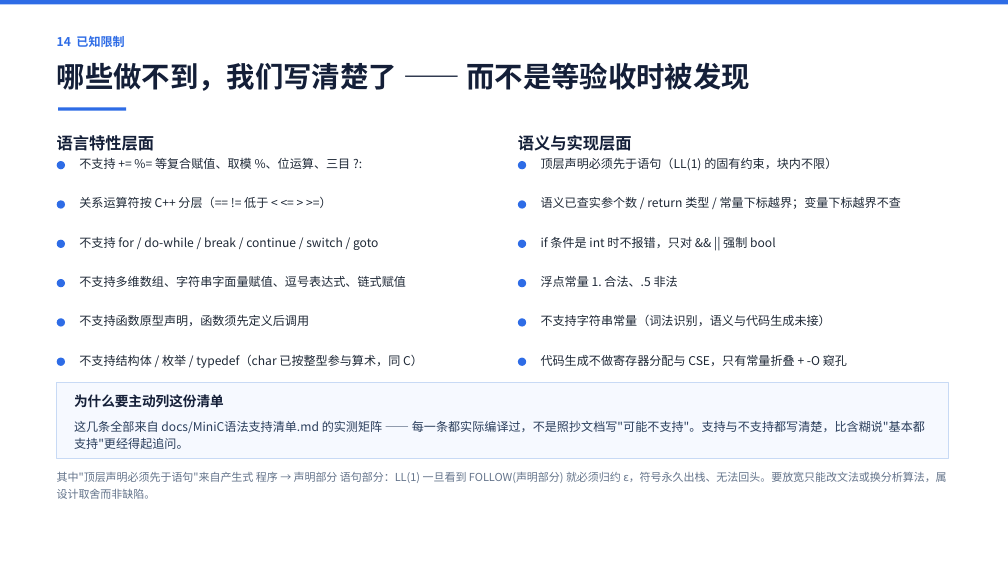
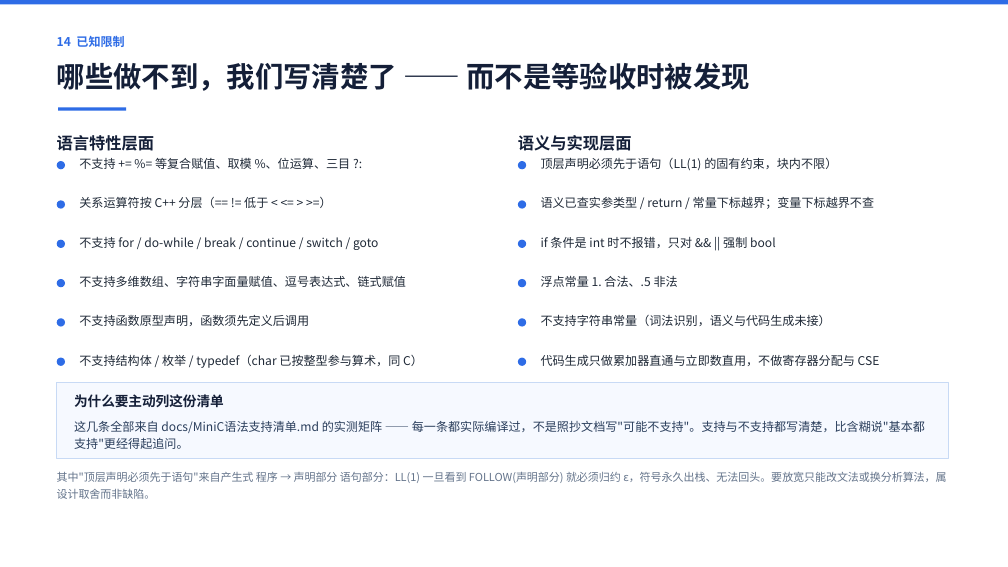
Before and after one commit to 9527-qincheng/MiniCCompiler, a slide deck: slide 15 of docs/MiniC编译器_答辩演示.pptx. Drawn at 1008x567 pixels with LibreOffice and Linux fonts; fonts in the diff are those of the drawing. Boxes give left, top, right and bottom in pixels: in the first picture for what was removed or moved away, otherwise in the second. Text is boxed around its words. In the diff, an @@ line names an element or a change of style, - is before the commit and + after.

Commit message:
docs(ppt): 同步第二轮收口成果到答辩 PPT
- 概览页：9,302 行 / 140 个用例 / 项目总结 954 行
- 语义页与测试体系页：语义回归 27 → 32 例
- 工程化加固页：静态检查 4 → 7 项（3 错 4 警）、-O 一致性 89 → 93 例、
  ② 条改为「七项静态检查 + 诊断上下文」、⑥ 条改为 CI 已启用（85 秒全绿）、
  标题去掉「十项」计数
- 已知限制页：语义已查实参类型、代码生成补累加器直通与立即数直用

```diff
--- a/docs/MiniC编译器_答辩演示.pptx
+++ b/docs/MiniC编译器_答辩演示.pptx
@@ text at (541,197,874,209): text changed @@
-语义已查实参个数 / return 类型 / 常量下标越界；变量下标越界不查
+语义已查实参类型 / return / 常量下标越界；变量下标越界不查
@@ text at (541,355,880,366): text changed @@
-代码生成不做寄存器分配与 CSE，只有常量折叠 + -O 窥孔
+代码生成只做累加器直通与立即数直用，不做寄存器分配与 CSE
```
Also in this commit, not shown: 5 other slides changed.
